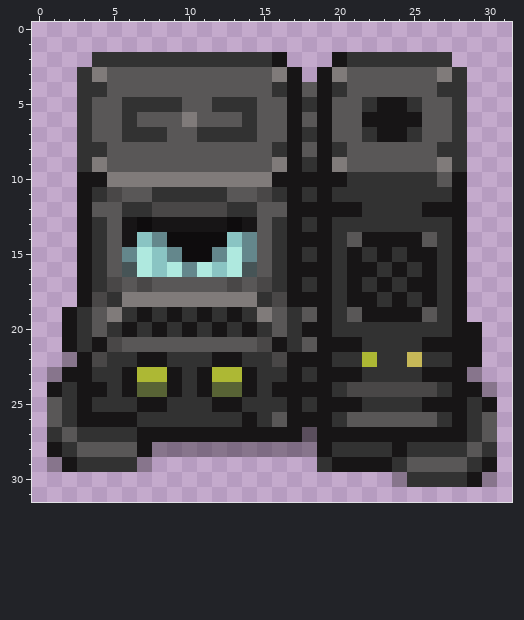
Pixel-art sprite, stored at Resources/Textures/Structures/Power/Generation/ame.rsi/control.png. The picture above is the old version.
The file is 32x32 pixels.
New version:
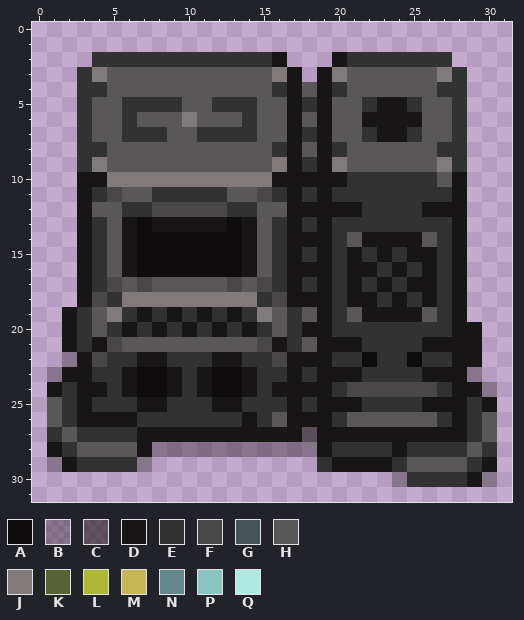
Palette (. is transparent): A #0e0c0d  B #1715165a  C #17151694  D #171516  E #323232  F #494747  G #465456  H #595757  J #807b7a  K #586335  L #adb834  M #c6b858  N #64878c  P #8ac4c3  Q #afe9df
Edits made:
Colour K becomes colour A in row 24 at x 7 to 8 and 12 to 13.
Colour L becomes colour A in row 22 at x 22; in row 23 at x 7 to 8 and 12 to 13.
Colour M becomes colour A in row 22 at x 25.
Colour N becomes colour A in row 14 at x 8; in row 15 at x 9 and 12; in row 16 at x 10.
Colour P becomes colour A in row 14 at x 7 and 13; in row 15 at x 8; in row 16 at x 8 and 12.
Colour Q becomes colour A in row 15 at x 7 and 13; in row 16 at x 7, 9, 11 and 13.
Colour G becomes colour D in row 16 at x 6 and 14.
Colour N becomes colour D in row 14 at x 14; in row 15 at x 6 and 14.
Boxes around the changes in both pictures, in picture pixels (x1, y1, x2, y2):
changed: (122, 232, 257, 277)
changed: (362, 352, 422, 367)
changed: (137, 367, 167, 397)
changed: (212, 367, 242, 397)
